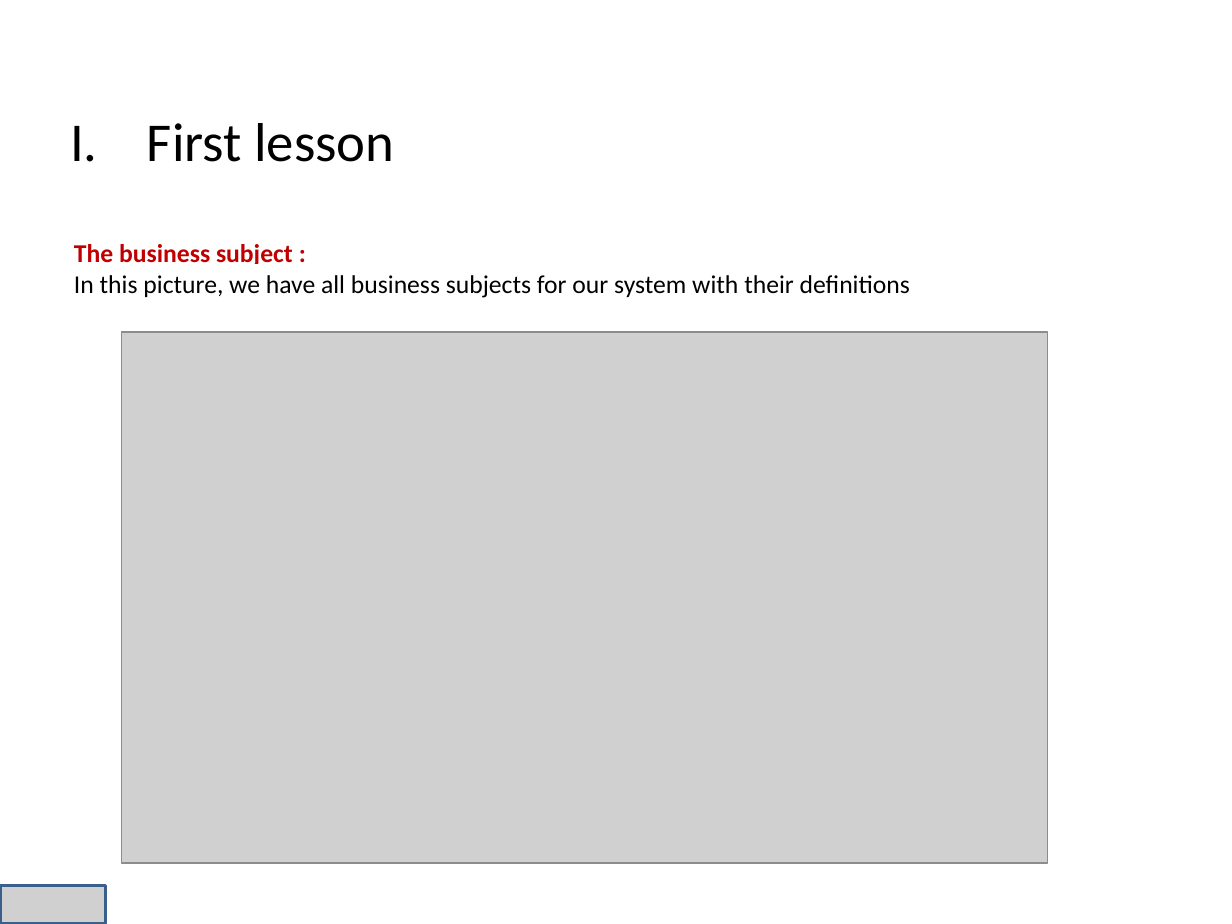
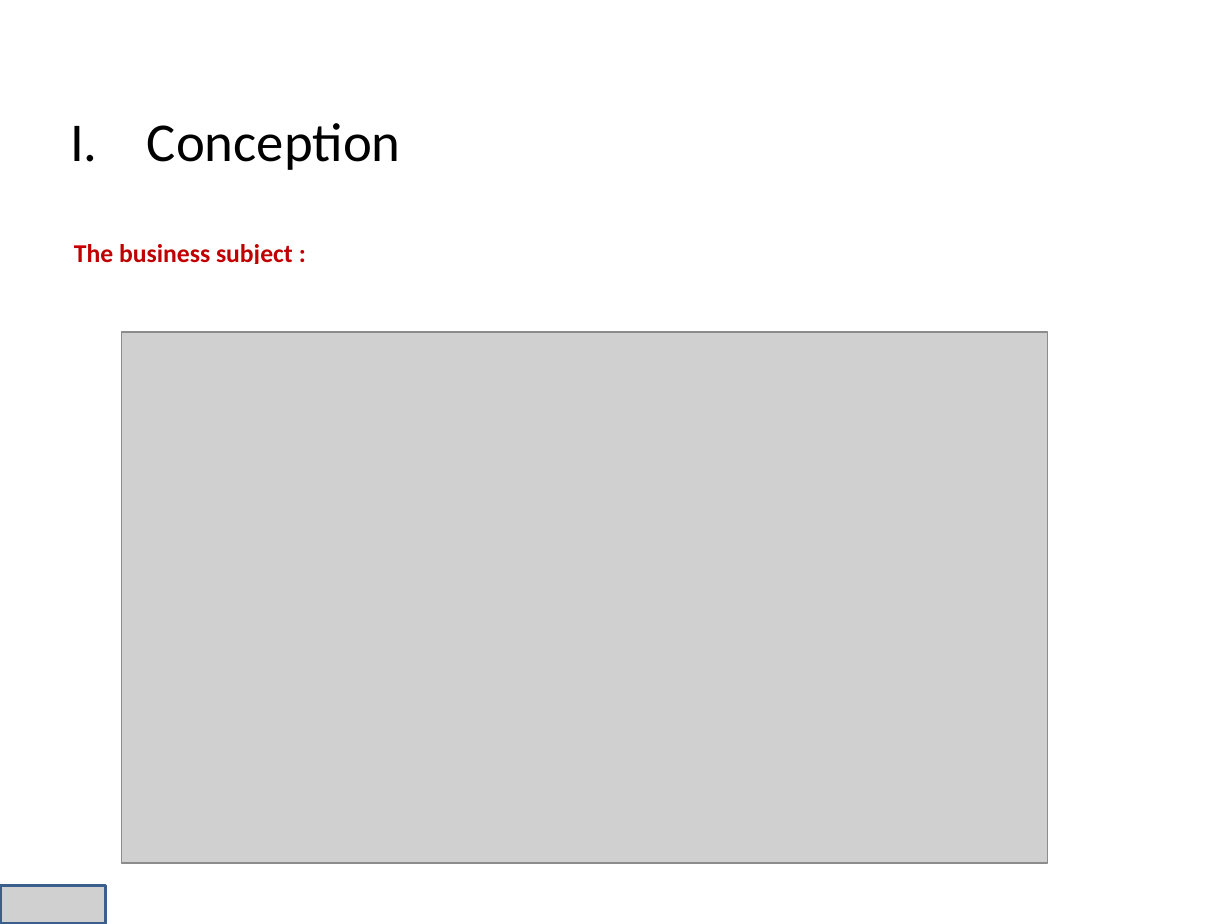
Before and after one commit to niss93/Preplane, a slide deck: slide 6 of Presentation.pptx (slide 7 before the commit). Drawn at 1232x924 pixels with LibreOffice and Linux fonts; fonts in the diff are those of the drawing; grey boxes stand for pictures; background and template pictures are left out. Boxes give left, top, right and bottom in pixels: in the first picture for what was removed or moved away, otherwise in the second. Text is boxed around its words. In the diff, an @@ line names an element or a change of style, - is before the commit and + after.

```diff
--- a/Presentation.pptx
+++ b/Presentation.pptx
@@ text at [147,123,401,170]: text changed @@
-I. First lesson
+I. Conception
@@ text at [74,275,910,298]: paragraph removed @@
-In this picture, we have all business subjects for our system with their definitions
```
Also in this commit, not shown: 6 other slides changed, 5 slides added, 8 slides removed, 3 other files.
